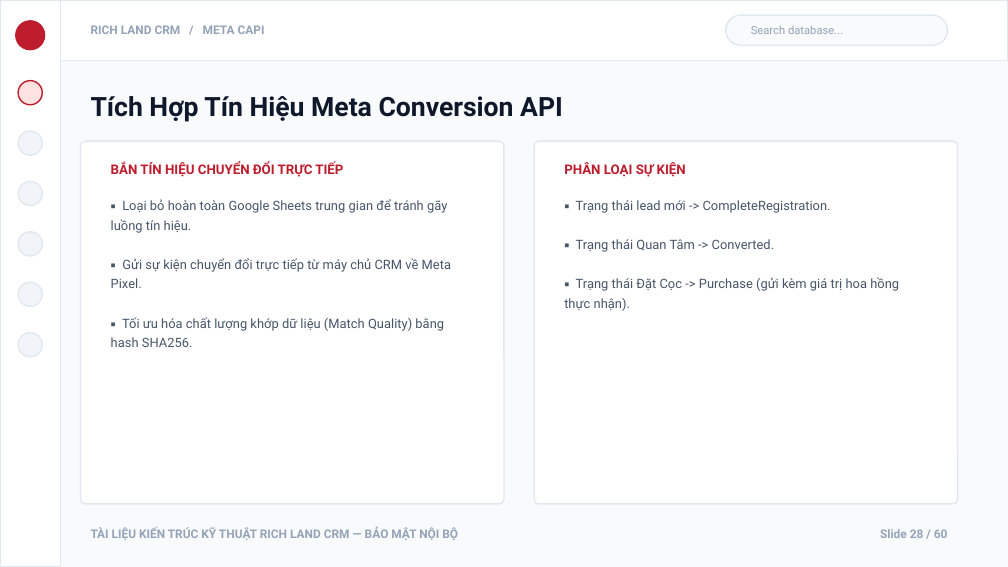
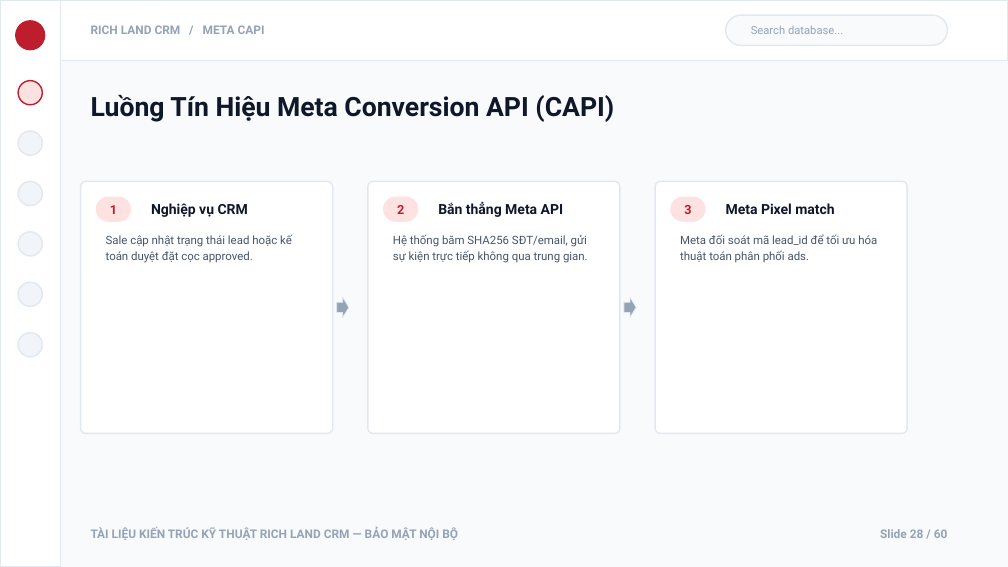
Before and after one commit to DEV-trongphuc/RICH-LAND, a slide deck: slide 28 of RichLand_System_Architecture_Presentation.pptx. Drawn at 1008x567 pixels with LibreOffice and Linux fonts; fonts in the diff are those of the drawing. Boxes give left, top, right and bottom in pixels: in the first picture for what was removed or moved away, otherwise in the second. Text is boxed around its words. In the diff, an @@ line names an element or a change of style, - is before the commit and + after.

```diff
--- a/RichLand_System_Architecture_Presentation.pptx
+++ b/RichLand_System_Architecture_Presentation.pptx
@@ text at (91, 95, 614, 122): text changed @@
-Tích Hợp Tín Hiệu Meta Conversion API
+Luồng Tín Hiệu Meta Conversion API (CAPI)
@@ text removed at (111, 162, 343, 177) @@
-BẮN TÍN HIỆU CHUYỂN ĐỔI TRỰC TIẾP
@@ text removed at (564, 162, 686, 177) @@
-PHÂN LOẠI SỰ KIỆN
@@ rounded rectangle: place and size @@
-rounded rectangle at (81, 141, 504, 504)
+rounded rectangle at (81, 181, 333, 433)
@@ rounded rectangle at (81, 181, 333, 433): proportions changed @@
@@ rounded rectangle added at (96, 197, 131, 222), fill #FEE2E2 @@
@@ text added at (110, 205, 117, 214), 9 pt, text #BD1D2D, bold @@
+1
@@ text removed at (111, 199, 451, 347) @@
-▪ Loại bỏ hoàn toàn Google Sheets trung gian để tránh gãy luồng tín hiệu.
-▪ Gửi sự kiện chuyển đổi trực tiếp từ máy chủ CRM về Meta Pixel.
-▪ Tối ưu hóa chất lượng khớp dữ liệu (Match Quality) bằng hash SHA256.
@@ text added at (151, 203, 248, 217), 10 pt, text #0F172A, bold @@
+Nghiệp vụ CRM
@@ rounded rectangle added at (368, 181, 620, 433), fill #FFFFFF, outline #E2E8F0 1 pt @@
@@ rounded rectangle added at (383, 197, 418, 222), fill #FEE2E2 @@
@@ text added at (397, 205, 404, 214), 9 pt, text #BD1D2D, bold @@
+2
@@ text added at (438, 201, 563, 217), 10 pt, text #0F172A, bold @@
+Bắn thẳng Meta API
@@ text removed at (564, 200, 899, 311) @@
-▪ Trạng thái lead mới -> CompleteRegistration.
-▪ Trạng thái Quan Tâm -> Converted.
-▪ Trạng thái Đặt Cọc -> Purchase (gửi kèm giá trị hoa hồng thực nhận).
@@ rounded rectangle at (655, 181, 907, 433): proportions changed @@
@@ rounded rectangle: place and size @@
-rounded rectangle at (534, 141, 958, 504)
+rounded rectangle at (655, 181, 907, 433)
@@ rounded rectangle added at (670, 197, 706, 222), fill #FEE2E2 @@
@@ text added at (684, 205, 691, 214), 9 pt, text #BD1D2D, bold @@
+3
@@ text added at (726, 203, 834, 214), 10 pt, text #0F172A, bold @@
+Meta Pixel match
@@ text added at (106, 234, 292, 263), 8.2 pt, text #475569 @@
+Sale cập nhật trạng thái lead hoặc kế toán duyệt đặt cọc approved.
@@ text added at (393, 234, 588, 263), 8.2 pt, text #475569 @@
+Hệ thống băm SHA256 SĐT/email, gửi sự kiện trực tiếp không qua trung gian.
@@ text added at (680, 234, 877, 263), 8.2 pt, text #475569 @@
+Meta đối soát mã lead_id để tối ưu hóa thuật toán phân phối ads.
@@ right arrow added at (337, 297, 349, 318), fill #94A3B8, outline #E2E8F0 0.5 pt @@
@@ right arrow added at (624, 297, 636, 318), fill #94A3B8, outline #E2E8F0 0.5 pt @@
```
Also in this commit, not shown: 33 other slides changed, 7 slides added, 7 slides removed, 3 other files.
